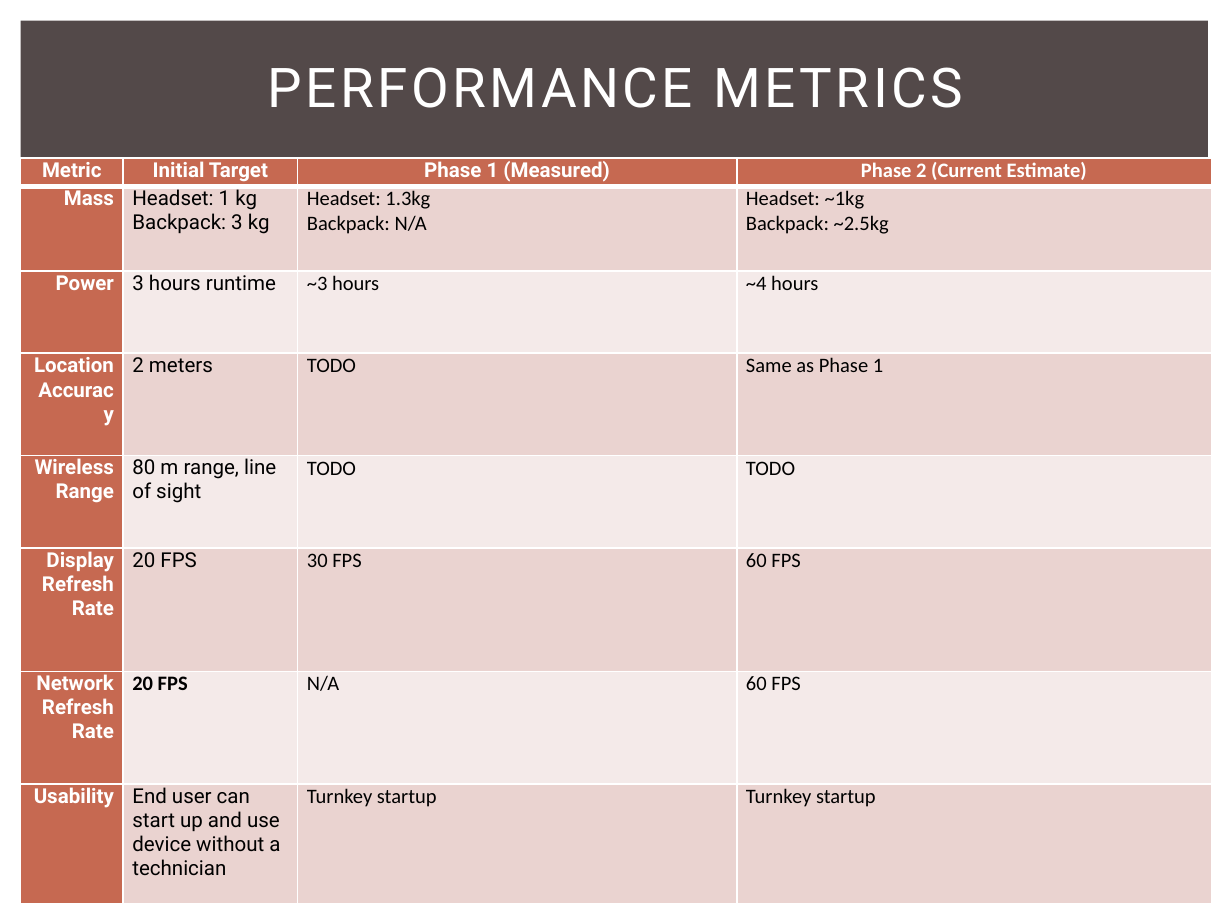
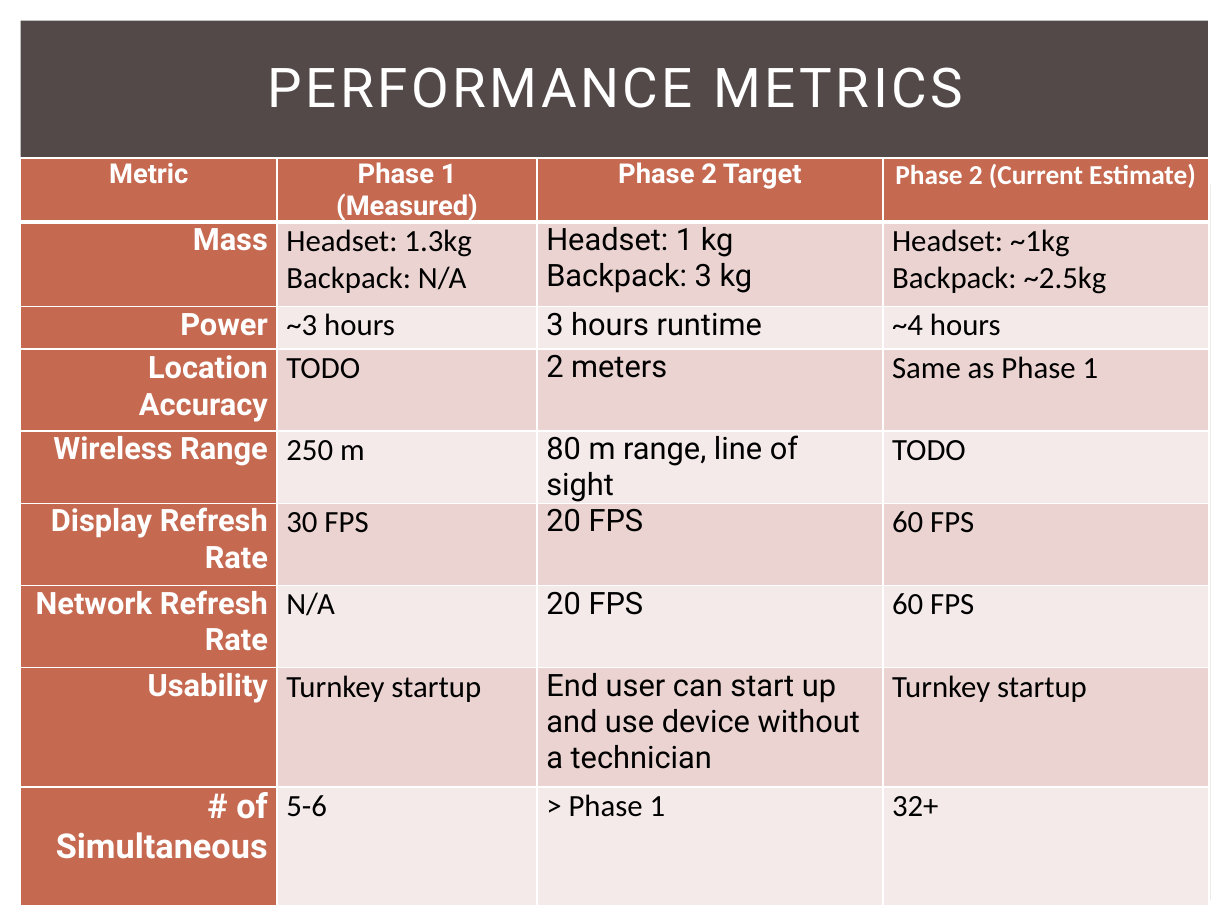
Before and after one commit to snowpuppy/augreality, a slide deck: slide 10 of doc/AugRealityMidReview.pptx. Drawn at 1232x924 pixels with LibreOffice and Linux fonts; fonts in the diff are those of the drawing. Boxes give left, top, right and bottom in pixels: in the first picture for what was removed or moved away, otherwise in the second. Text is boxed around its words. In the diff, an @@ line names an element or a change of style, - is before the commit and + after.

```diff
--- a/doc/AugRealityMidReview.pptx
+++ b/doc/AugRealityMidReview.pptx
@@ table at box(21, 158, 1210, 863) @@
-row 1: Metric | Initial Target | Phase 1 (Measured) | Phase 2 (Current Estimate)
-row 2: Mass | Headset: 1 kg / Backpack: 3 kg | Headset: 1.3kg / Backpack: N/A | Headset: ~1kg / Backpack: ~2.5kg
-row 3: Power | 3 hours runtime | ~3 hours | ~4 hours
-row 4: Location Accuracy | 2 meters | TODO | Same as Phase 1
-row 5: Wireless Range | 80 m range, line of sight | TODO | TODO
-row 6: Display Refresh / Rate | 20 FPS | 30 FPS | 60 FPS
-row 7: Network Refresh Rate | 20 FPS | N/A | 60 FPS
-row 8: Usability | End user can start up and use device without a technician | Turnkey startup | Turnkey startup
+row 1: Metric | Phase 1 (Measured) | Phase 2 Target | Phase 2 (Current Estimate)
+row 2: Mass | Headset: 1.3kg / Backpack: N/A | Headset: 1 kg / Backpack: 3 kg | Headset: ~1kg / Backpack: ~2.5kg
+row 3: Power | ~3 hours | 3 hours runtime | ~4 hours
+row 4: Location Accuracy | TODO | 2 meters | Same as Phase 1
+row 5: Wireless Range | 250 m | 80 m range, line of sight | TODO
+row 6: Display Refresh / Rate | 30 FPS | 20 FPS | 60 FPS
+row 7: Network Refresh Rate | N/A | 20 FPS | 60 FPS
+row 8: Usability | Turnkey startup | End user can start up and use device without a technician | Turnkey startup
+row 9: # of Simultaneous | 5-6 | > Phase 1 | 32+
```
Also in this commit, not shown: 8 other slides changed.
